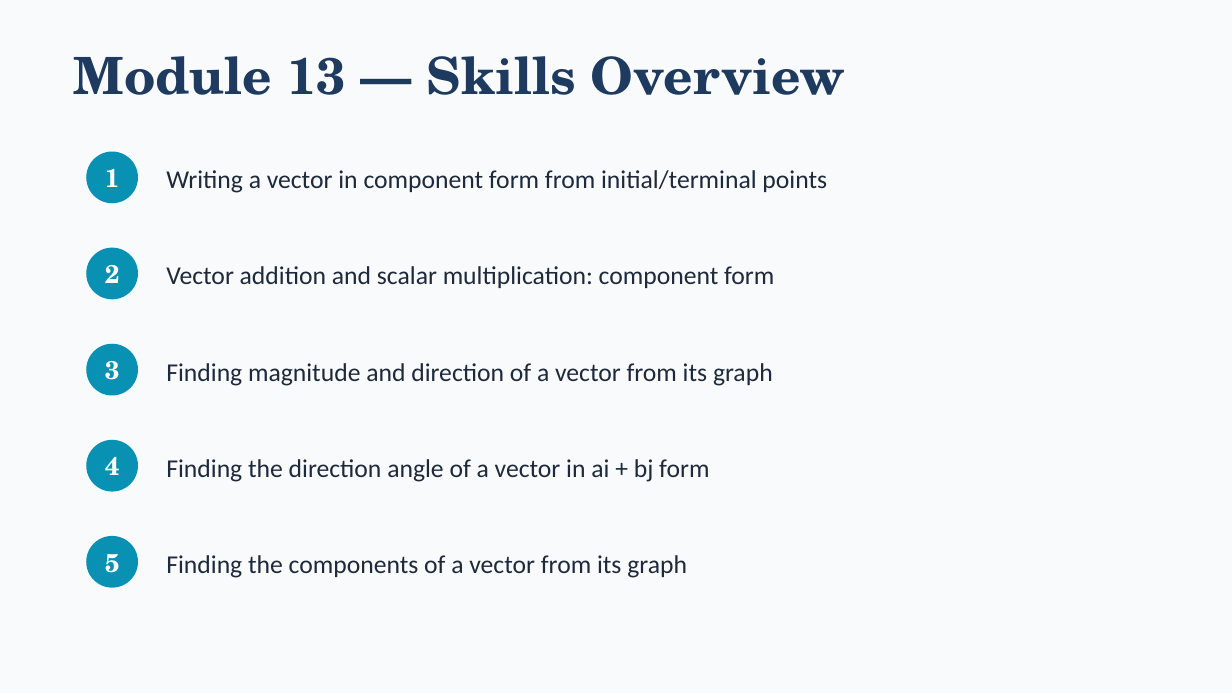
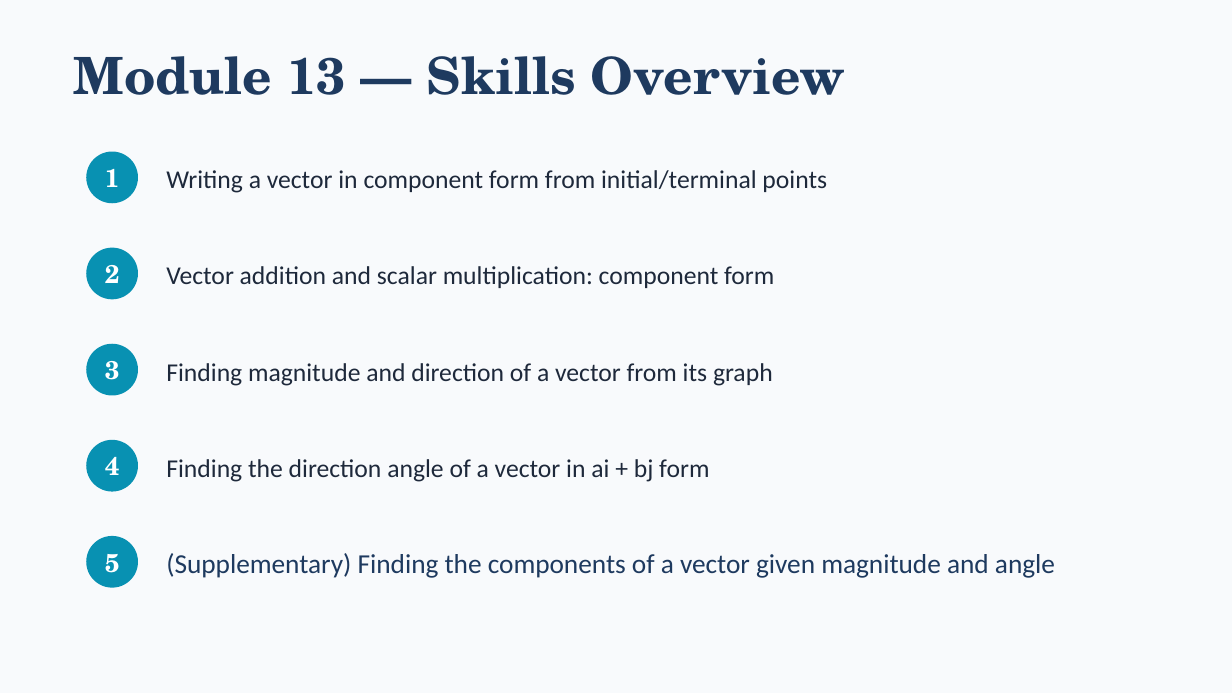
Before and after one commit to andrewhvolk/andrewhvolk.github.io, a slide deck: slide 3 of slides/Math130Unit3D.pptx. Drawn at 1232x693 pixels with LibreOffice and Linux fonts; fonts in the diff are those of the drawing. Boxes give left, top, right and bottom in pixels: in the first picture for what was removed or moved away, otherwise in the second. Text is boxed around its words. In the diff, an @@ line names an element or a change of style, - is before the commit and + after.

```diff
--- a/slides/Math130Unit3D.pptx
+++ b/slides/Math130Unit3D.pptx
@@ text at (x1=166, y1=553, x2=1055, y2=578): text changed; size 15 to 16 pt; text colour #1E293B to #1E3A5F @@
-Finding the components of a vector from its graph
+(Supplementary) Finding the components of a vector given magnitude and angle
```
Also in this commit, not shown: 3 other slides changed, 2 slides added, 1 slide removed, 4 other files.
